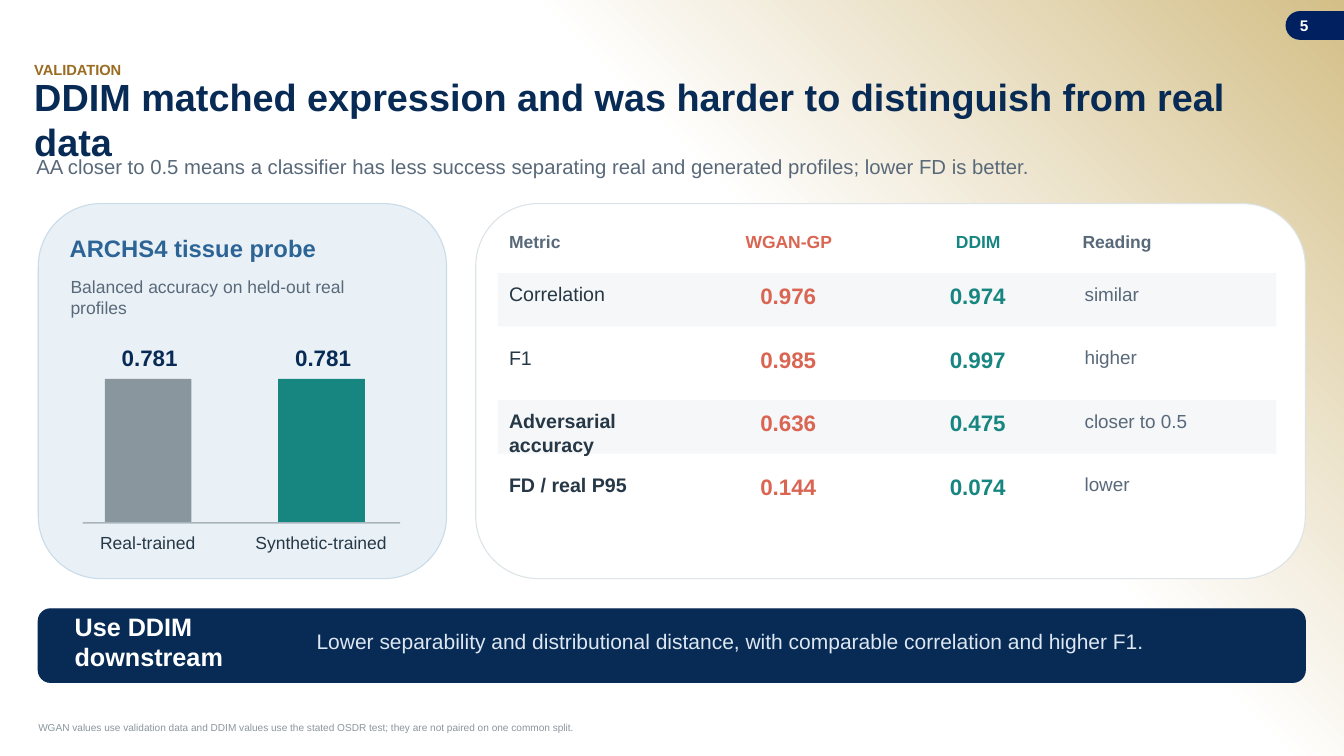
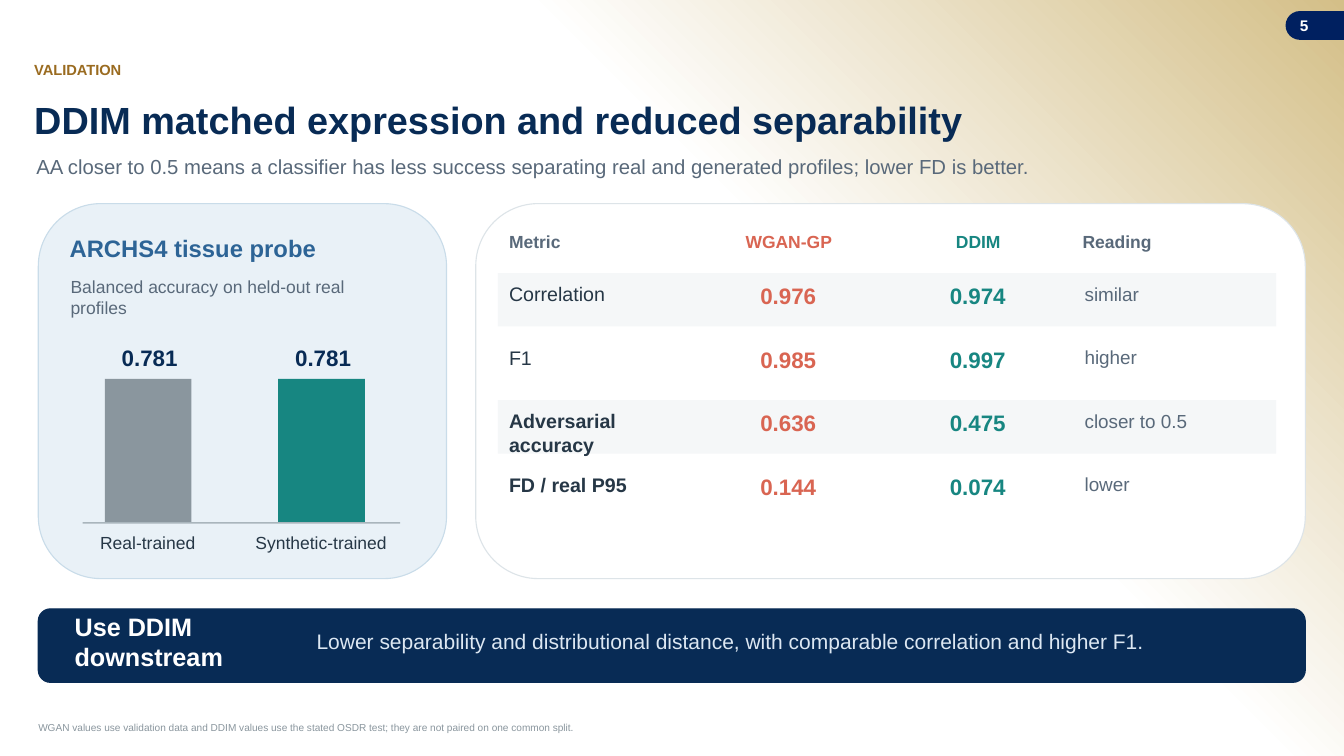
Before and after one commit to jasont314/nasa-mouse, a slide deck: slide 5 of presentation/SLSTP_2026_Generative_Transcriptomics.pptx. Drawn at 1344x756 pixels with LibreOffice and Linux fonts; fonts in the diff are those of the drawing; background and template pictures are left out. Boxes give left, top, right and bottom in pixels: in the first picture for what was removed or moved away, otherwise in the second. Text is boxed around its words. In the diff, an @@ line names an element or a change of style, - is before the commit and + after.

```diff
--- a/presentation/SLSTP_2026_Generative_Transcriptomics.pptx
+++ b/presentation/SLSTP_2026_Generative_Transcriptomics.pptx
@@ text at (x1=34, y1=106, x2=962, y2=141): text changed @@
-DDIM matched expression and was harder to distinguish from real data
+DDIM matched expression and reduced separability
```
Also in this commit, not shown: 3 other slides changed, 3 other files.
